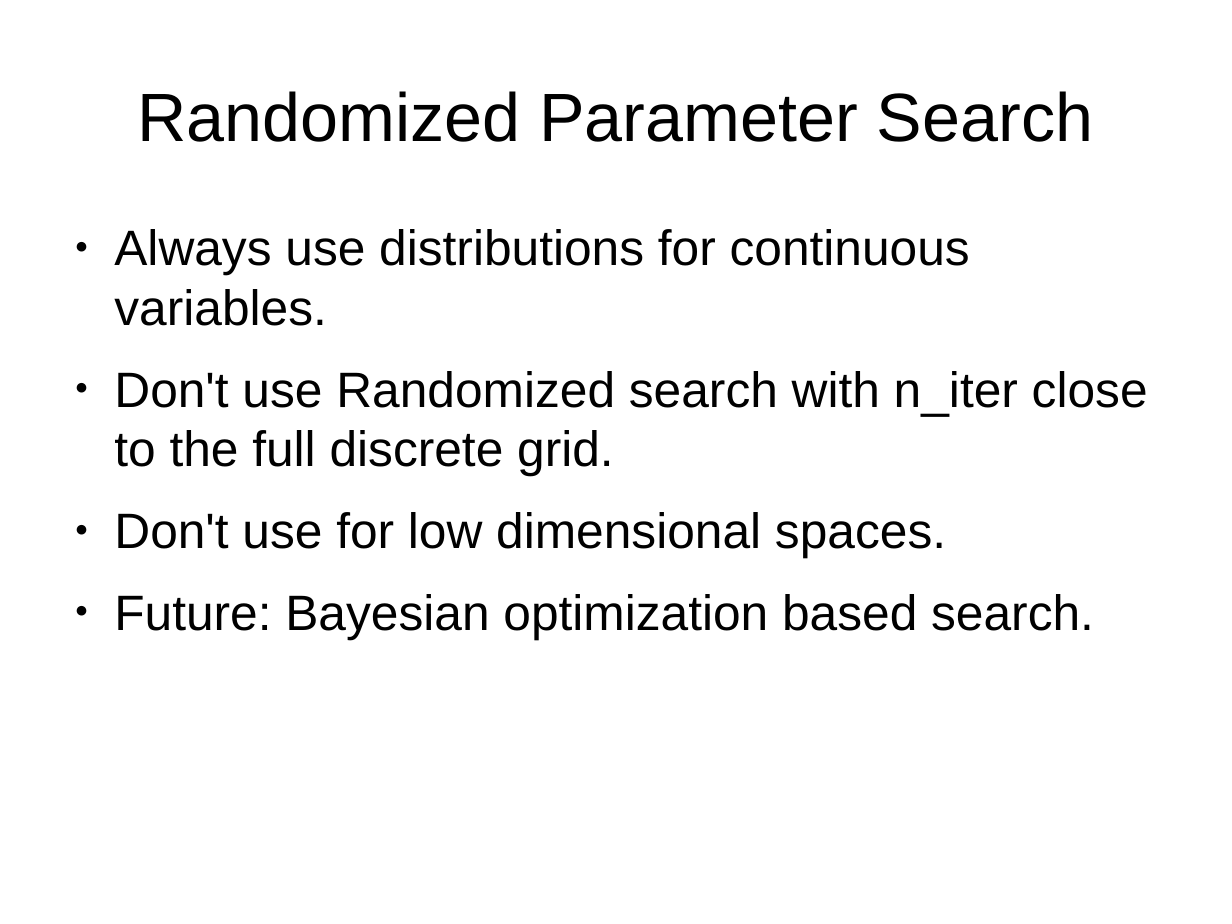
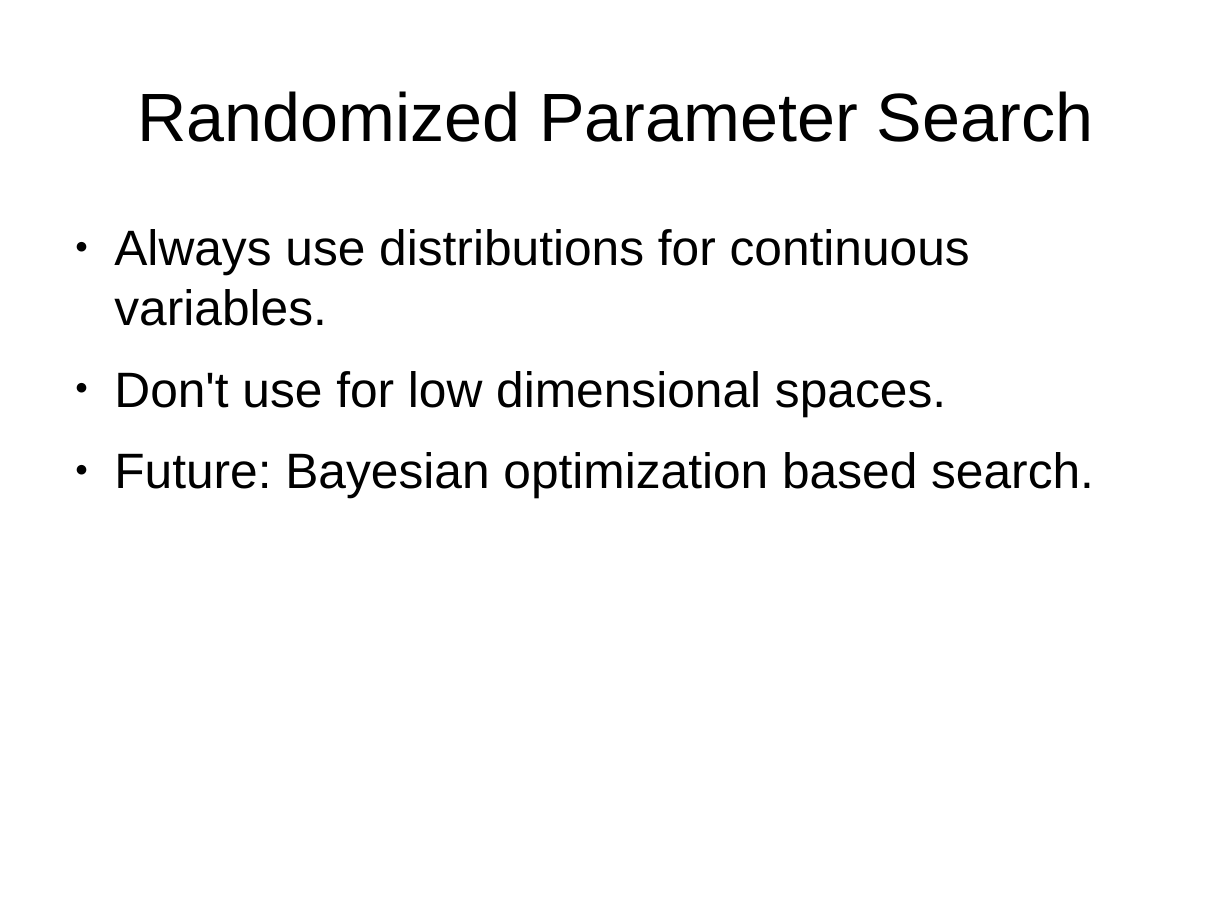
Before and after one commit to amueller/pydata-nyc-advanced-sklearn, a slide deck: slide 25 of presentation.odp (slide 26 before the commit). Drawn at 1232x924 pixels with LibreOffice and Linux fonts; fonts in the diff are those of the drawing. Boxes give left, top, right and bottom in pixels: in the first picture for what was removed or moved away, otherwise in the second. Text is boxed around its words. In the diff, an @@ line names an element or a change of style, - is before the commit and + after.

```diff
--- a/presentation.odp
+++ b/presentation.odp
@@ text at [114,371,1148,476]: paragraph removed @@
-● Don't use Randomized search with n_iter close to the full discrete grid.
```
Also in this commit, not shown: 11 other slides changed, 3 slides added, 2 slides removed.
